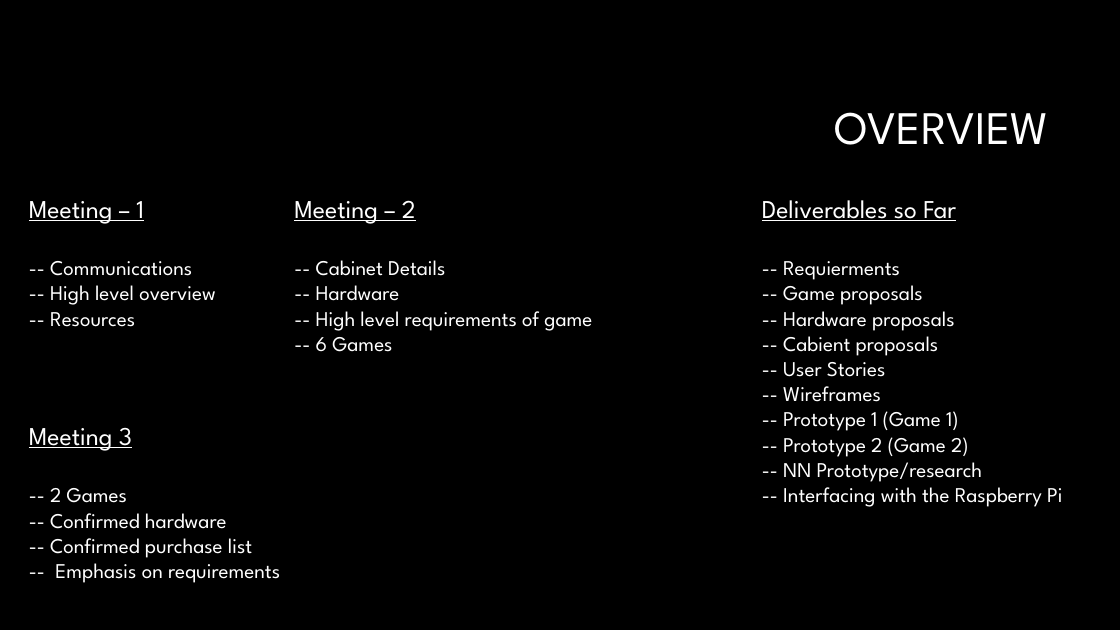
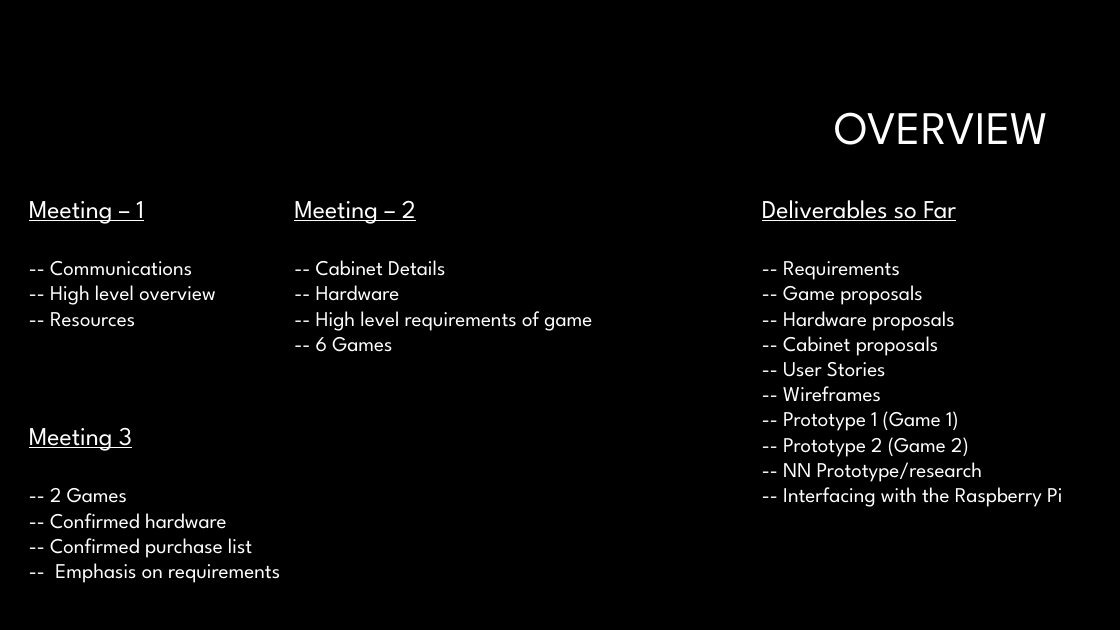
Before and after one commit to Craft-Prospect/Super-FLI, a slide deck: slide 3 of CustomerFiles/Demo_Docs/demo1_test.pptx. Drawn at 1120x630 pixels with LibreOffice and Linux fonts; fonts in the diff are those of the drawing; background and template pictures are left out. Boxes give left, top, right and bottom in pixels: in the first picture for what was removed or moved away, otherwise in the second. Text is boxed around its words. In the diff, an @@ line names an element or a change of style, - is before the commit and + after.

```diff
--- a/CustomerFiles/Demo_Docs/demo1_test.pptx
+++ b/CustomerFiles/Demo_Docs/demo1_test.pptx
@@ text at bbox=[783, 261, 900, 280]: text changed @@
--- Requierments
+-- Requirements
@@ text at bbox=[783, 330, 939, 356]: text changed @@
--- Cabient proposals
+-- Cabinet proposals
```
Also in this commit, not shown: 2 other slides changed, 2 slides added, 1 slide removed.
